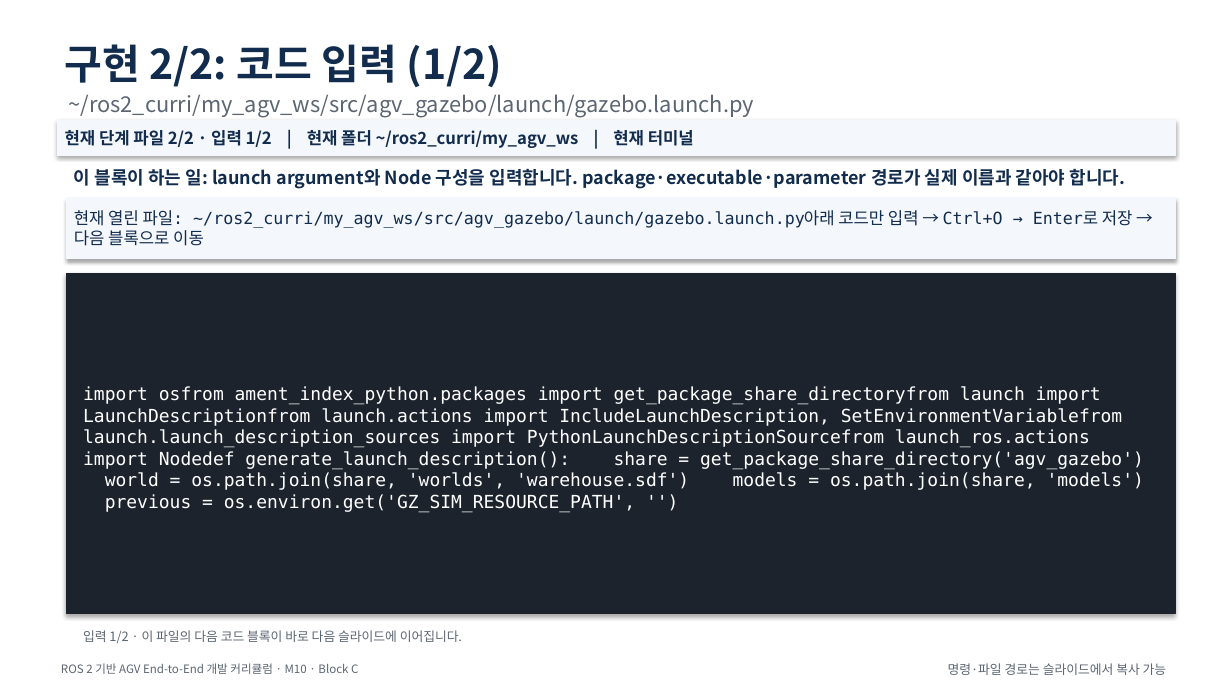
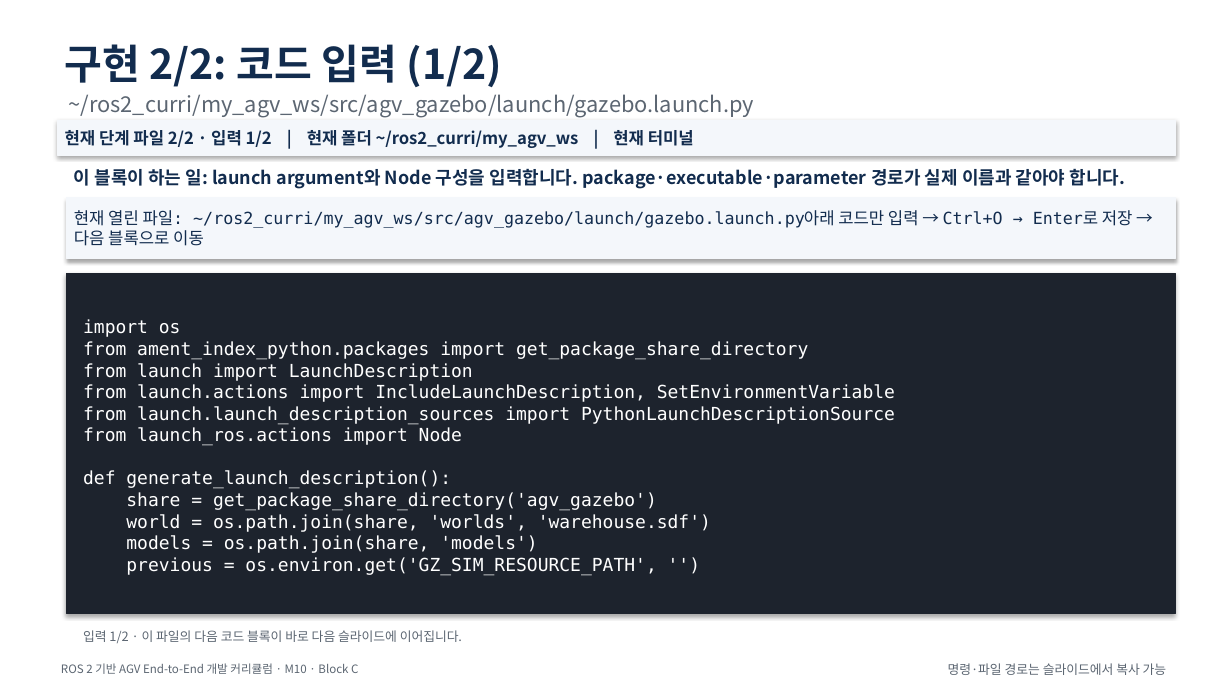
Before and after one commit to choimagon/ros2_curri, a slide deck: slide 94 of blocks/C_drive_visualization/Block_C_M시리즈_통합_따라하기.pptx (slide 93 before the commit). Drawn at 1232x693 pixels with LibreOffice and Linux fonts; fonts in the diff are those of the drawing. Boxes give left, top, right and bottom in pixels: in the first picture for what was removed or moved away, otherwise in the second. Text is boxed around its words. In the diff, an @@ line names an element or a change of style, - is before the commit and + after.

```diff
--- a/blocks/C_drive_visualization/Block_C_M시리즈_통합_따라하기.pptx
+++ b/blocks/C_drive_visualization/Block_C_M시리즈_통합_따라하기.pptx
@@ text in rectangle at <box>83,319,895,576</box>: text changed @@
-import osfrom ament_index_python.packages import get_package_share_directoryfrom launch import LaunchDescriptionfrom launch.actions import IncludeLaunchDescription, SetEnvironmentVariablefrom launch.launch_description_sources import PythonLaunchDescriptionSourcefrom launch_ros.actions import Nodedef generate_launch_description(): share = get_package_share_directory('agv_gazebo') world = os.path.join(share, 'worlds', 'warehouse.sdf') models = os.path.join(share, 'models') previous = os.environ.get('GZ_SIM_RESOURCE_PATH', '')
+import os
+from ament_index_python.packages import get_package_share_directory
+from launch import LaunchDescription
+from launch.actions import IncludeLaunchDescription, SetEnvironmentVariable
+from launch.launch_description_sources import PythonLaunchDescriptionSource
+from launch_ros.actions import Node
+def generate_launch_description():
+share = get_package_share_directory('agv_gazebo')
+world = os.path.join(share, 'worlds', 'warehouse.sdf')
+models = os.path.join(share, 'models')
+previous = os.environ.get('GZ_SIM_RESOURCE_PATH', '')
```
Also in this commit, not shown: 59 other slides changed, 4 slides added, 55 other files.
